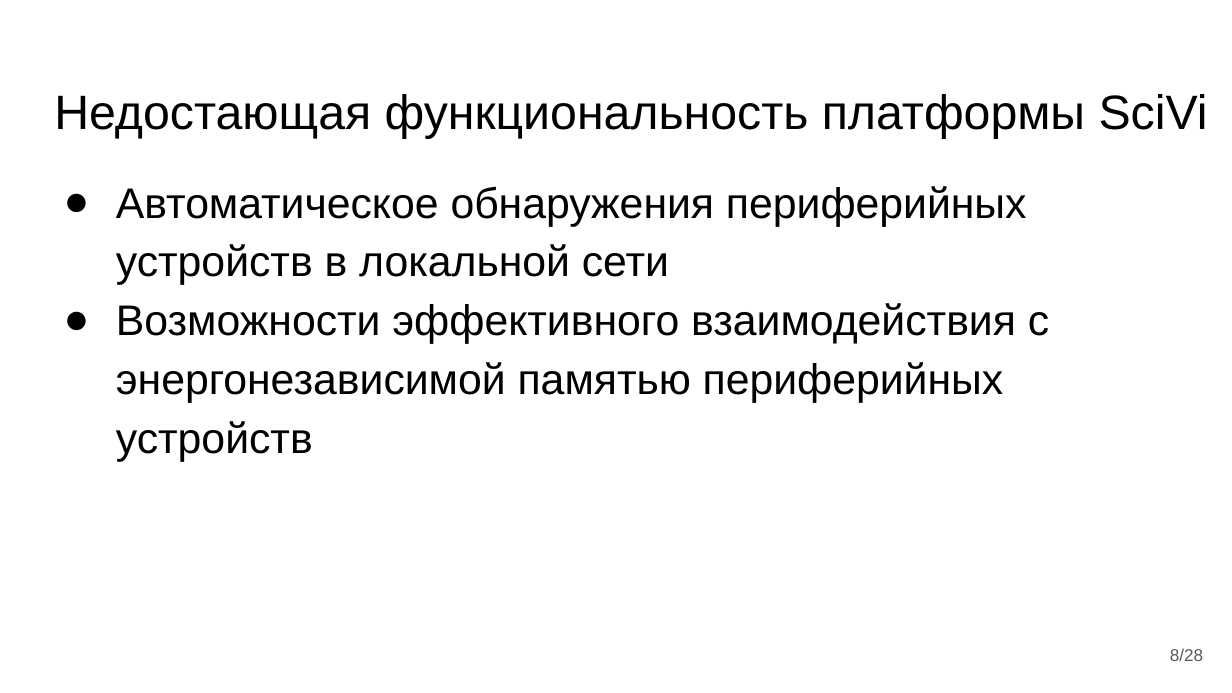
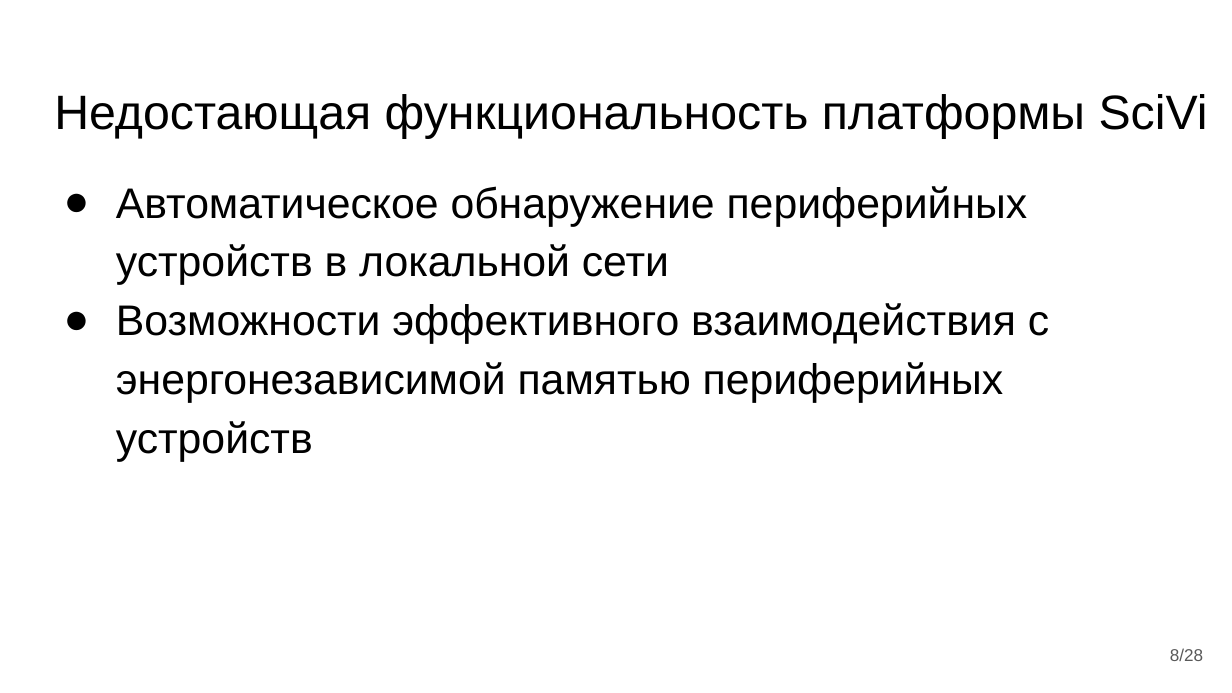
Before and after one commit to almiluk/bachelor_thesis, a slide deck: slide 8 of presentation/ВКР Лукьянов.pptx. Drawn at 1232x693 pixels with LibreOffice and Linux fonts; fonts in the diff are those of the drawing. Boxes give left, top, right and bottom in pixels: in the first picture for what was removed or moved away, otherwise in the second. Text is boxed around its words. In the diff, an @@ line names an element or a change of style, - is before the commit and + after.

```diff
--- a/presentation/ВКР Лукьянов.pptx
+++ b/presentation/ВКР Лукьянов.pptx
@@ text at (116, 186, 1028, 285): text changed @@
-● Автоматическое обнаружения периферийных устройств в локальной сети
+● Автоматическое обнаружение периферийных устройств в локальной сети
```
Also in this commit, not shown: 14 other slides changed, 2 slides added, 1 other file.
